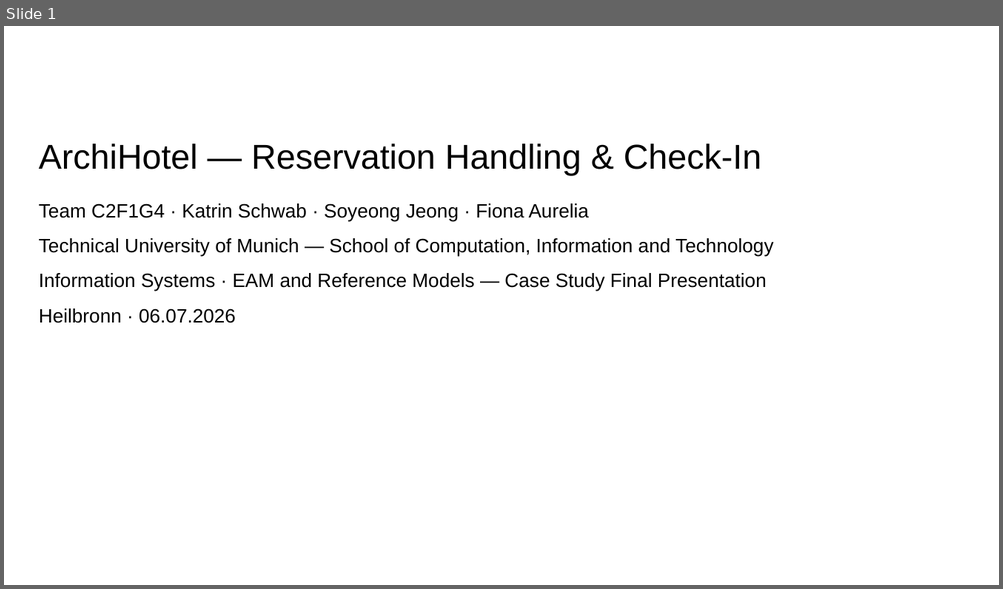
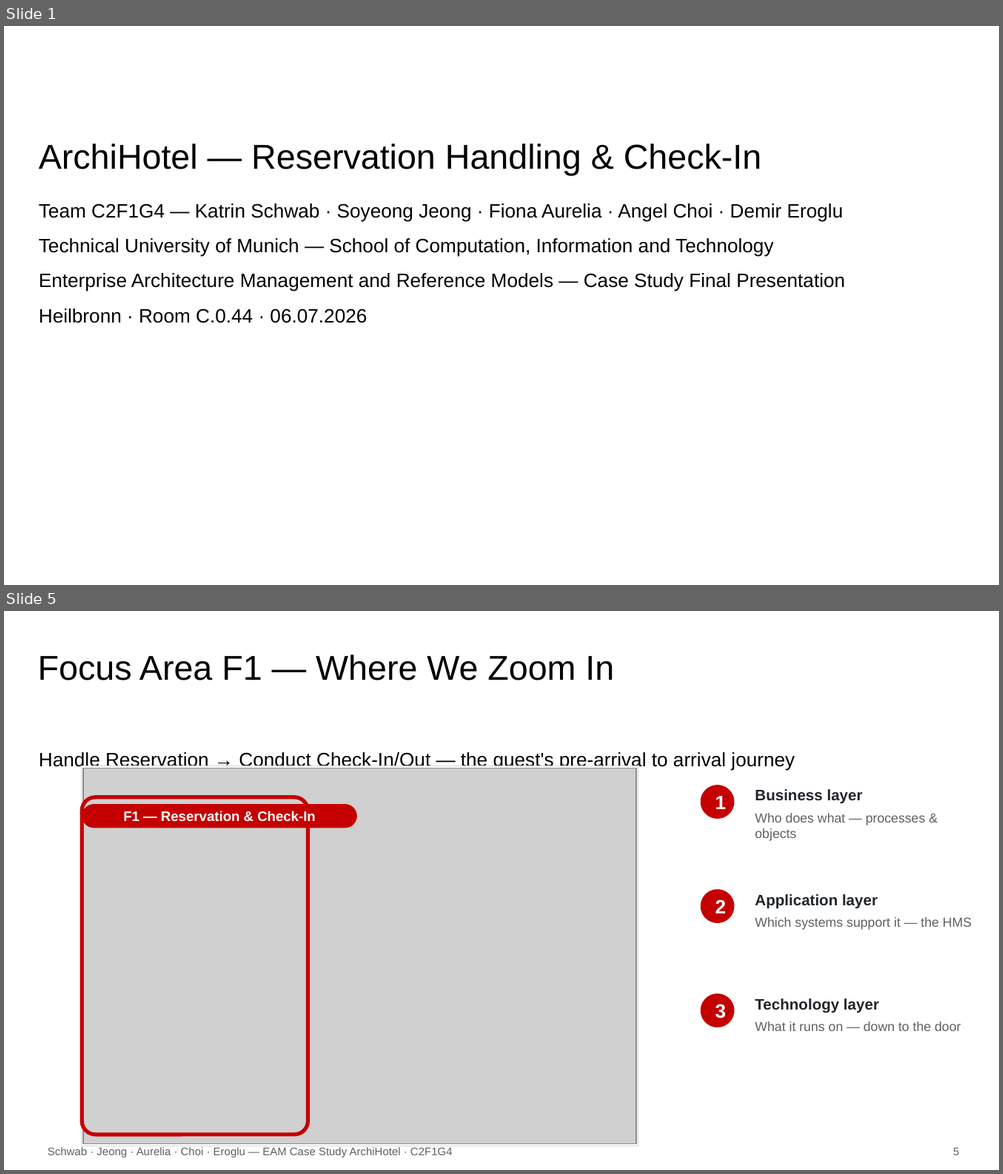
Before and after one commit to KatrinSchw/enterprise-architecture-model, a slide deck: slides/C2F1G4.pptx. Shown one above the other, each under a label of ours: slide 1 before the commit, slides 1 and 5 after it; the slides between them are not shown. The pictures are 1003x589 and 1003x1174 pixels, drawn with LibreOffice and Linux fonts; fonts in the diff are those of the drawing; grey boxes stand for pictures; background and template pictures are left out. Boxes give left, top, right and bottom in pixels: in the first picture for what was removed or moved away, otherwise in the second. Text is boxed around its words. In the diff, an @@ line names an element or a change of style, - is before the commit and + after.

```diff
--- a/slides/C2F1G4.pptx
+++ b/slides/C2F1G4.pptx
@@ slide 5 added at [4,611,999,1170], background #FFFFFF @@
@@ title added at [38,655,614,681], 25 pt, text #000000 @@
+Focus Area F1 — Where We Zoom In
@@ text added at [39,752,794,771], 14 pt, text #000000 @@
+Handle Reservation → Conduct Check-In/Out — the guest's pre-arrival to arrival journey
@@ rectangle added at [82,766,638,1146], fill #FFFFFF, outline #D0D8DF 0.5 pt @@
@@ picture added at [84,768,637,1144] @@
@@ ellipse added at [700,785,734,819], fill #C40000, 14 pt, text #FFFFFF, bold @@
+1
@@ rounded rectangle added at [82,797,307,1135], outline #C40000 2.75 pt @@
@@ rounded rectangle added at [82,804,357,828], fill #C40000, 10 pt, text #FFFFFF, bold @@
+F1 — Reservation & Check-In
@@ text added at [754,789,925,841], 9.5 pt, text #606060 @@
+Business layer
+Who does what — processes & objects
@@ ellipse added at [700,889,734,923], fill #C40000, 14 pt, text #FFFFFF, bold @@
+2
@@ text added at [754,894,971,930], 9.5 pt, text #606060 @@
+Application layer
+Which systems support it — the HMS
@@ ellipse added at [700,994,734,1028], fill #C40000, 14 pt, text #FFFFFF, bold @@
+3
@@ text added at [754,999,960,1031], 9.5 pt, text #606060 @@
+Technology layer
+What it runs on — down to the door
@@ text added at [48,1147,452,1158], 8 pt, text #606060 @@
+Schwab · Jeong · Aurelia · Choi · Eroglu — EAM Case Study ArchiHotel · C2F1G4
@@ text added at [953,1147,959,1156], 8 pt, text #606060 @@
+5
@@ slide 1 changed as well @@
@@ text at [39,204,843,222]: text changed @@
-Team C2F1G4 · Katrin Schwab · Soyeong Jeong · Fiona Aurelia
+Team C2F1G4 — Katrin Schwab · Soyeong Jeong · Fiona Aurelia · Angel Choi · Demir Eroglu
@@ text at [39,273,845,323]: text changed @@
-Information Systems · EAM and Reference Models — Case Study Final Presentation
-Heilbronn · 06.07.2026
+Enterprise Architecture Management and Reference Models — Case Study Final Presentation
+Heilbronn · Room C.0.44 · 06.07.2026
```
Also in this commit, not shown: 13 other slides added, 8 slides removed, 5 other files.
